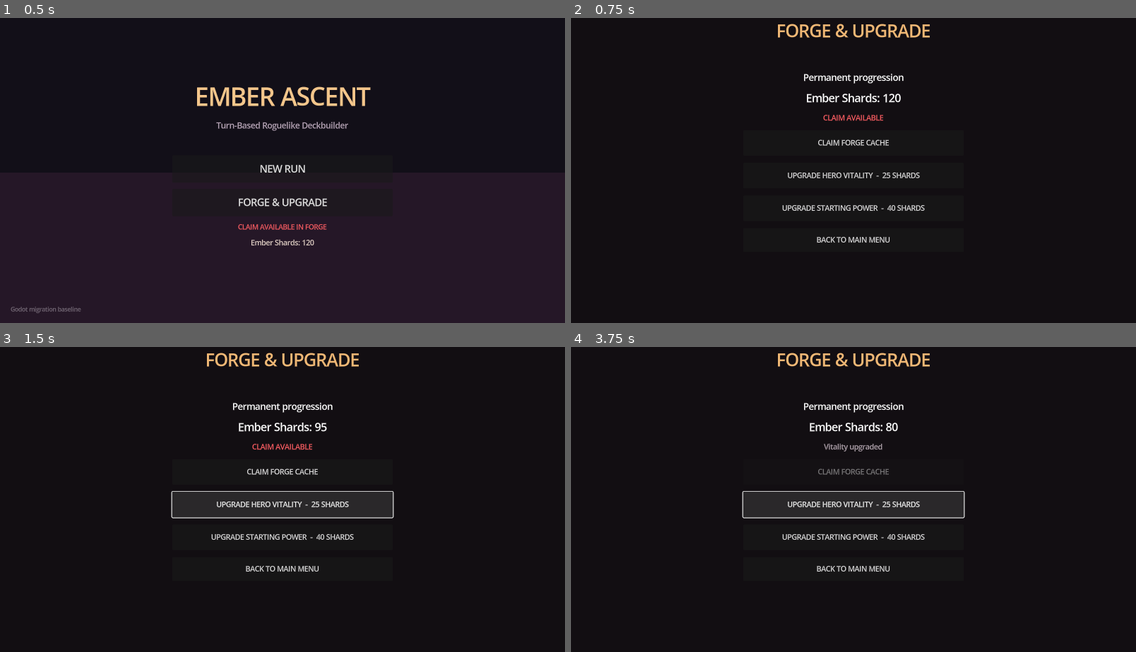
Above: before the commit, frames 1-4 (two rows, left to right).
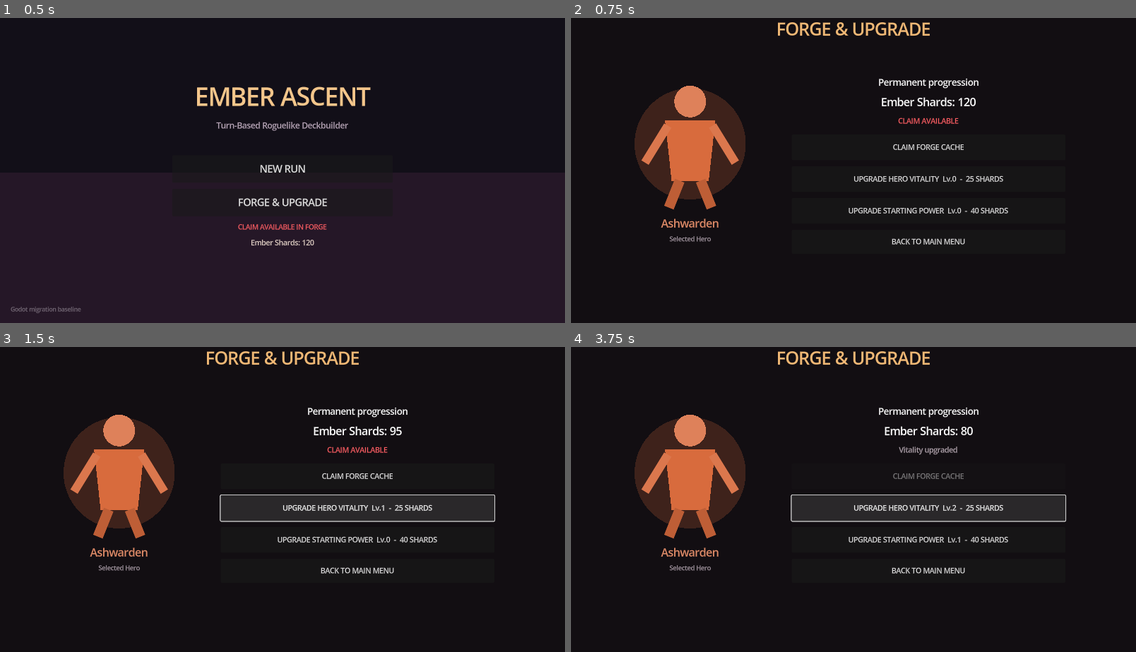
Above: after the commit, the same moments.

Repository: bravocompanion/ember-ascent
Game: Godot game, scene res://scenes/main.tscn
Same seed, same stepped clock (60 frames per second), same inputs: the game is played once before the commit and once after it.
Inputs (mouse positions are in pixels of both pictures, inside the frame that each line leads up to):
- Up to frame 1 (0.5 s): no input
- Up to frame 2 (0.75 s): click "FORGE & UPGRADE" at 0.5 s
- Up to frame 3 (1.5 s): click (282, 505) at 1.25 s, where only the run before the commit has a clickable "UPGRADE HERO VITALITY - 25 SH…"
- Up to frame 4 (3.75 s): click (853, 536) at 2 s, where only the run before the commit has a clickable "UPGRADE STARTING POWER - 40 S…"; click "CLAIM FORGE CACHE" at 2.75 s; click (926, 508) at 3.5 s, where only the run after the commit has a clickable "UPGRADE HERO VITALITY Lv.1 - …"

Frame 1 is identical in both runs. In frame 2, 9.4% of the frame differs, in the area x 11-78%, y 1-75%; in frame 3, 13%, in the area x 11-88%, y 1-75%; in frame 4, 13%.

Commit message:
Add selected hero art and balanced Forge layout

Diff:
--- a/scripts/forge.gd
+++ b/scripts/forge.gd
@@ -1,8 +1,12 @@
 extends Control
+
+const HeroArtScript = preload("res://scripts/hero_art.gd")
 
 var shard_label: Label
 var status_label: Label
 var claim_button: Button
+var vitality_button: Button
+var power_button: Button
 
 func _ready() -> void:
 	_build_ui()
@@ -16,18 +20,46 @@
 
 	var title := Label.new()
 	title.text = "FORGE & UPGRADE"
-	title.position = Vector2(0, 32)
+	title.position = Vector2(0, 28)
 	title.size = Vector2(1280, 60)
 	title.horizontal_alignment = HORIZONTAL_ALIGNMENT_CENTER
 	title.add_theme_font_size_override("font_size", 38)
 	title.add_theme_color_override("font_color", Color("#f0b875"))
 	add_child(title)
 
+	var hero := GameState.hero_data()
+	var hero_panel := VBoxContainer.new()
+	hero_panel.position = Vector2(120, 120)
+	hero_panel.size = Vector2(300, 470)
+	hero_panel.alignment = BoxContainer.ALIGNMENT_CENTER
+	hero_panel.add_theme_constant_override("separation", 8)
+	add_child(hero_panel)
+
+	var art := HeroArtScript.new()
+	art.hero_id = str(hero.get("id", hero["name"]))
+	art.accent = hero["accent"]
+	art.custom_minimum_size = Vector2(270, 350)
+	hero_panel.add_child(art)
+
+	var hero_name := Label.new()
+	hero_name.text = str(hero["name"])
+	hero_name.horizontal_alignment = HORIZONTAL_ALIGNMENT_CENTER
+	hero_name.add_theme_font_size_override("font_size", 24)
+	hero_name.add_theme_color_override("font_color", hero["accent"].lightened(0.22))
+	hero_panel.add_child(hero_name)
+
+	var hero_note := Label.new()
+	hero_note.text = "Selected Hero"
+	hero_note.horizontal_alignment = HORIZONTAL_ALIGNMENT_CENTER
+	hero_note.add_theme_font_size_override("font_size", 14)
+	hero_note.add_theme_color_override("font_color", Color("#aa9da8"))
+	hero_panel.add_child(hero_note)
+
 	var panel := VBoxContainer.new()
-	panel.position = Vector2(390, 130)
-	panel.size = Vector2(500, 450)
+	panel.position = Vector2(500, 112)
+	panel.size = Vector2(620, 500)
 	panel.alignment = BoxContainer.ALIGNMENT_CENTER
-	panel.add_theme_constant_override("separation", 16)
+	panel.add_theme_constant_override("separation", 14)
 	add_child(panel)
 
 	var info := Label.new()
@@ -42,37 +74,38 @@
 	panel.add_child(shard_label)
 
 	status_label = Label.new()
+	status_label.custom_minimum_size = Vector2(520, 28)
 	status_label.horizontal_alignment = HORIZONTAL_ALIGNMENT_CENTER
 	status_label.add_theme_font_size_override("font_size", 16)
 	panel.add_child(status_label)
 
 	claim_button = Button.new()
 	claim_button.text = "CLAIM FORGE CACHE"
-	claim_button.custom_minimum_size = Vector2(360, 58)
+	claim_button.custom_minimum_size = Vector2(440, 58)
 	claim_button.pressed.connect(_claim_cache)
 	panel.add_child(claim_button)
 
-	var upgrade_hp := Button.new()
-	upgrade_hp.text = "UPGRADE HERO VITALITY  -  25 SHARDS"
-	upgrade_hp.custom_minimum_size = Vector2(360, 58)
-	upgrade_hp.pressed.connect(_buy_upgrade.bind("vitality"))
-	panel.add_child(upgrade_hp)
+	vitality_button = Button.new()
+	vitality_button.custom_minimum_size = Vector2(440, 58)
+	vitality_button.pressed.connect(_buy_upgrade.bind("vitality"))
+	panel.add_child(vitality_button)
 
-	var upgrade_power := Button.new()
-	upgrade_power.text = "UPGRADE STARTING POWER  -  40 SHARDS"
-	upgrade_power.custom_minimum_size = Vector2(360, 58)
-	upgrade_power.pressed.connect(_buy_upgrade.bind("power"))
-	panel.add_child(upgrade_power)
+	power_button = Button.new()
+	power_button.custom_minimum_size = Vector2(440, 58)
+	power_button.pressed.connect(_buy_upgrade.bind("power"))
+	panel.add_child(power_button)
 
 	var back := Button.new()
 	back.text = "BACK TO MAIN MENU"
-	back.custom_minimum_size = Vector2(360, 54)
+	back.custom_minimum_size = Vector2(440, 54)
 	back.pressed.connect(func(): get_tree().change_scene_to_file("res://scenes/main.tscn"))
 	panel.add_child(back)
 
 func _refresh(message := "") -> void:
 	shard_label.text = "Ember Shards: %d" % GameState.ember_shards
 	claim_button.disabled = not GameState.forge_claim_ready
+	vitality_button.text = "UPGRADE HERO VITALITY  Lv.%d  -  25 SHARDS" % int(GameState.forge_upgrades.get("vitality", 0))
+	power_button.text = "UPGRADE STARTING POWER  Lv.%d  -  40 SHARDS" % int(GameState.forge_upgrades.get("power", 0))
 	if GameState.forge_claim_ready:
 		status_label.text = "CLAIM AVAILABLE"
 		status_label.add_theme_color_override("font_color", Color("#ff5e63"))
